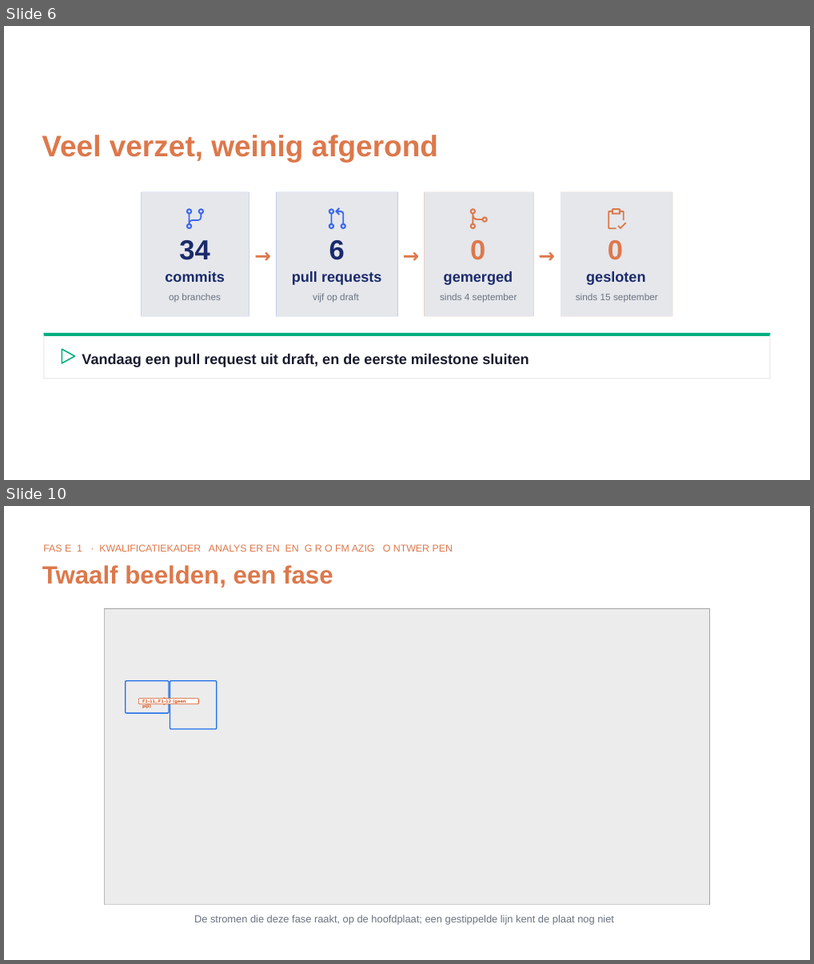
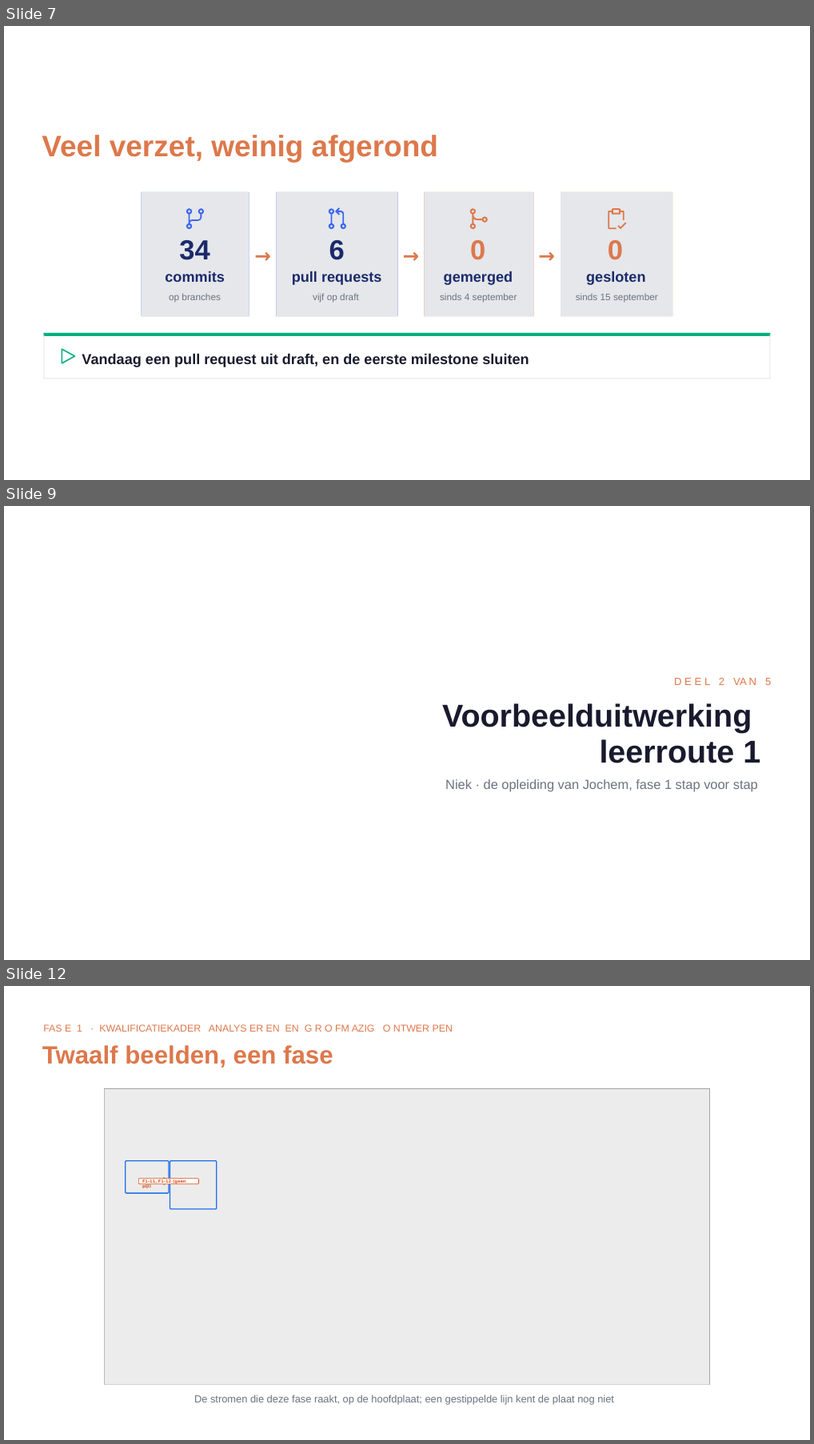
Before and after one commit to Npuls-OKx/meta, a slide deck: presentaties/export/260930_kerngroep_techniek/260930_kerngroep_techniek.pptx. Shown one above the other, each under a label of ours: slides 6 and 10 before the commit, slides 7, 9 and 12 after it; the slides between them are not shown. The pictures are 814x964 and 814x1444 pixels, drawn with LibreOffice and Linux fonts; fonts in the diff are those of the drawing; grey boxes stand for pictures; background and template pictures are left out. Boxes give left, top, right and bottom in pixels: in the first picture for what was removed or moved away, otherwise in the second. Text is boxed around its words. In the diff, an @@ line names an element or a change of style, - is before the commit and + after.

```diff
--- a/presentaties/export/260930_kerngroep_techniek/260930_kerngroep_techniek.pptx
+++ b/presentaties/export/260930_kerngroep_techniek/260930_kerngroep_techniek.pptx
@@ slide 9 added at [4, 506, 810, 960], background picture (left out) @@
@@ freeform shape added at [4, 506, 810, 960], fill #000000 @@
@@ freeform shape added at [4, 506, 810, 960], fill #FFFFFF @@
@@ text added at [674, 678, 771, 685], 9.6 pt, text #DD784B @@
+D E E L 2 VA N 5
@@ text added at [442, 704, 752, 733], 28.8 pt, text #1A1A2E, bold @@
+Voorbeelduitwerking
@@ text added at [600, 740, 761, 764], 28.8 pt, text #1A1A2E, bold @@
+leerroute 1
@@ text added at [446, 780, 758, 792], 12 pt, text #6B7280 @@
+Niek · de opleiding van Jochem, fase 1 stap voor stap
@@ what was slide 6 is now slide 7 @@
@@ what was slide 10 is now slide 12 @@
```
Also in this commit, not shown: 20 slides changed, 7 other slides added, 2 slides removed, 3 other files.
